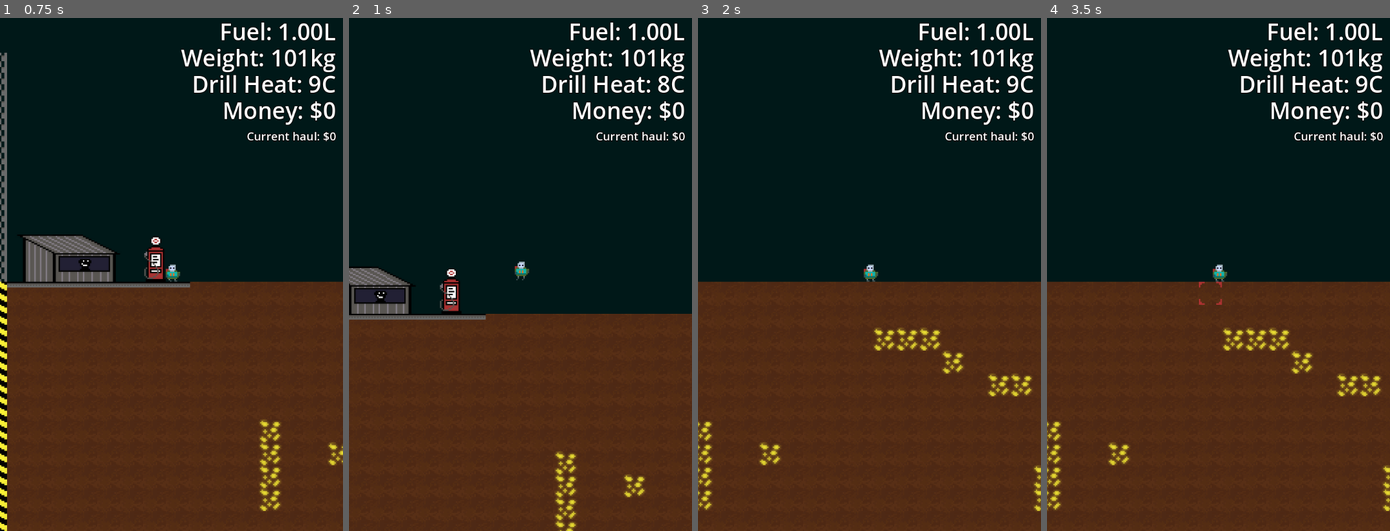
Above: before the commit, frames 1-4 (left to right).
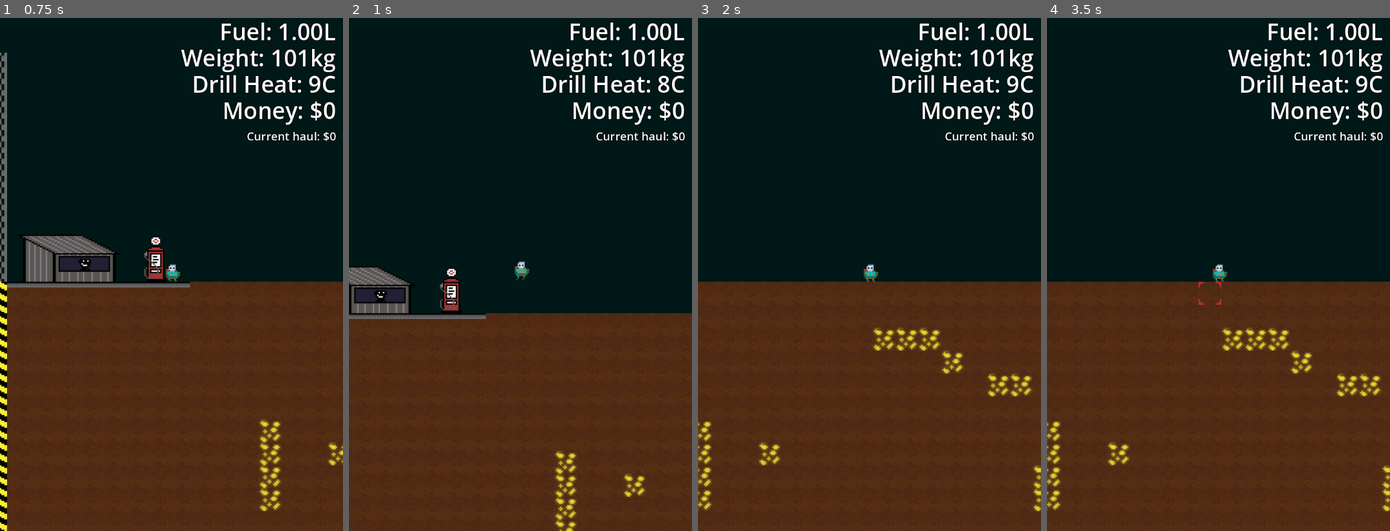
Above: after the commit, the same moments.

Repository: brikr/ludum-dare-57
Game: Godot game, scene res://scenes/main/main.tscn
Two runs of this game, one before a commit and one after it. Both use one fixed random seed, a clock stepped at 60 frames per second and the inputs below.
Inputs (mouse positions are in pixels of both pictures, inside the frame that each line leads up to):
- Up to frame 1 (0.75 s): tap Enter at 0.5 s; move the mouse to (246, 248) at 0.52 s; hold D (move_right) from 0.53 s (still down); tap F (interact) at 0.6 s
- Up to frame 2 (1 s): keep holding D (move_right); tap Space (jump) at 0.77 s
- Up to frame 3 (2 s): keep holding D (move_right); move the mouse to (800, 300) at 1.27 s; click (800, 300) at 1.35 s; tap Space (jump) at 1.52 s
- Up to frame 4 (3.5 s): move the mouse to (1252, 161) at 2.02 s; release D (move_right) at 2.03 s; hold A (move_left) 2.03-2.78 s; tap F (interact) at 2.1 s; move the mouse to (1201, 377) at 2.77 s; hold D (move_right) from 2.78 s (still down); click (1201, 377) at 2.85 s; tap Space (jump) at 3.02 s

Frame 1 is identical in both runs. In frame 2, 0.7% of the frame differs, in the area x 0-100%, y 48-100%; in frame 3, 0.3%; in frame 4, 0.4%.

Commit message:
player square hitbox

Diff:
--- a/scenes/player/player.tscn
+++ b/scenes/player/player.tscn
@@ -262,8 +262,8 @@
 "speed": 5.0
 }]
 
-[sub_resource type="CircleShape2D" id="CircleShape2D_lgqa7"]
-radius = 6.0
+[sub_resource type="RectangleShape2D" id="RectangleShape2D_0owmy"]
+size = Vector2(8, 12)
 
 [sub_resource type="AtlasTexture" id="AtlasTexture_lvxji"]
 atlas = ExtResource("3_gmlin")
@@ -359,7 +359,7 @@
 zoom = Vector2(3, 3)
 
 [node name="CollisionShape2D" type="CollisionShape2D" parent="."]
-shape = SubResource("CircleShape2D_lgqa7")
+shape = SubResource("RectangleShape2D_0owmy")
 
 [node name="JetpackDelay" type="Timer" parent="."]
 wait_time = 0.3
